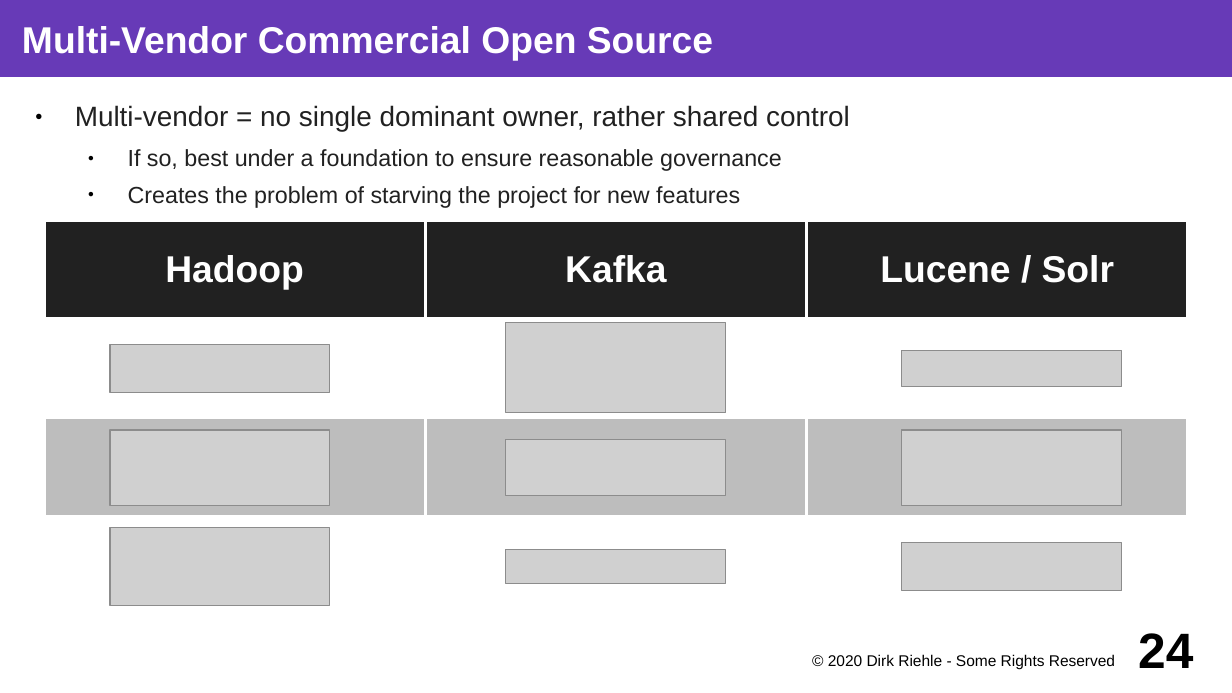
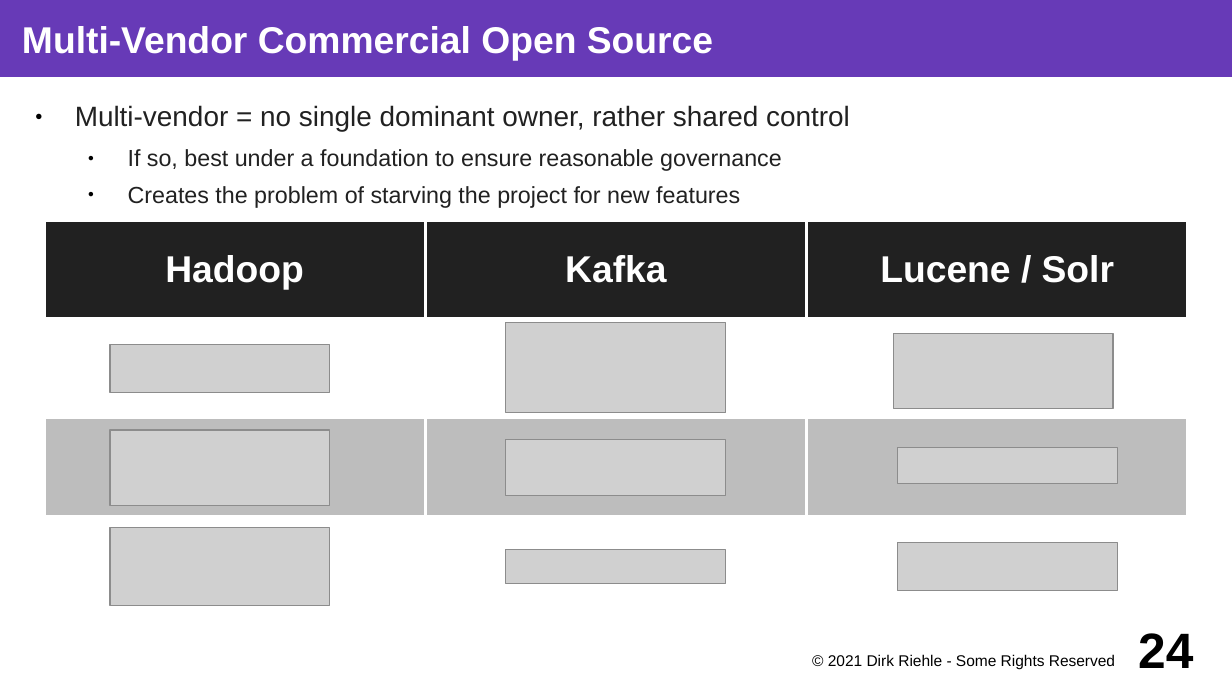
Before and after one commit to dirkriehle/coss-course, a slide deck: slide 24 of Lecture slides/COSS C03 - Commercial Open Source.odp. Drawn at 1232x693 pixels with LibreOffice and Linux fonts; fonts in the diff are those of the drawing; grey boxes stand for pictures. Boxes give left, top, right and bottom in pixels: in the first picture for what was removed or moved away, otherwise in the second. Text is boxed around its words. In the diff, an @@ line names an element or a change of style, - is before the commit and + after.

Commit message:
Updated commercial open source slides

```diff
--- a/Lecture slides/COSS C03 - Commercial Open Source.odp
+++ b/Lecture slides/COSS C03 - Commercial Open Source.odp
@@ picture: place and size @@
-picture at <box>902,430,1122,505</box>
+picture at <box>893,333,1113,408</box>
@@ picture: place and size @@
-picture at <box>902,351,1122,388</box>
+picture at <box>898,447,1118,484</box>
@@ picture: place and size @@
-picture at <box>902,543,1122,591</box>
+picture at <box>898,543,1118,591</box>
@@ text at <box>828,654,1115,670</box>: text changed @@
-© 2020 Dirk Riehle - Some Rights Reserved
+© 2021 Dirk Riehle - Some Rights Reserved
```
Also in this commit, not shown: 36 other slides changed, 3 other files.
